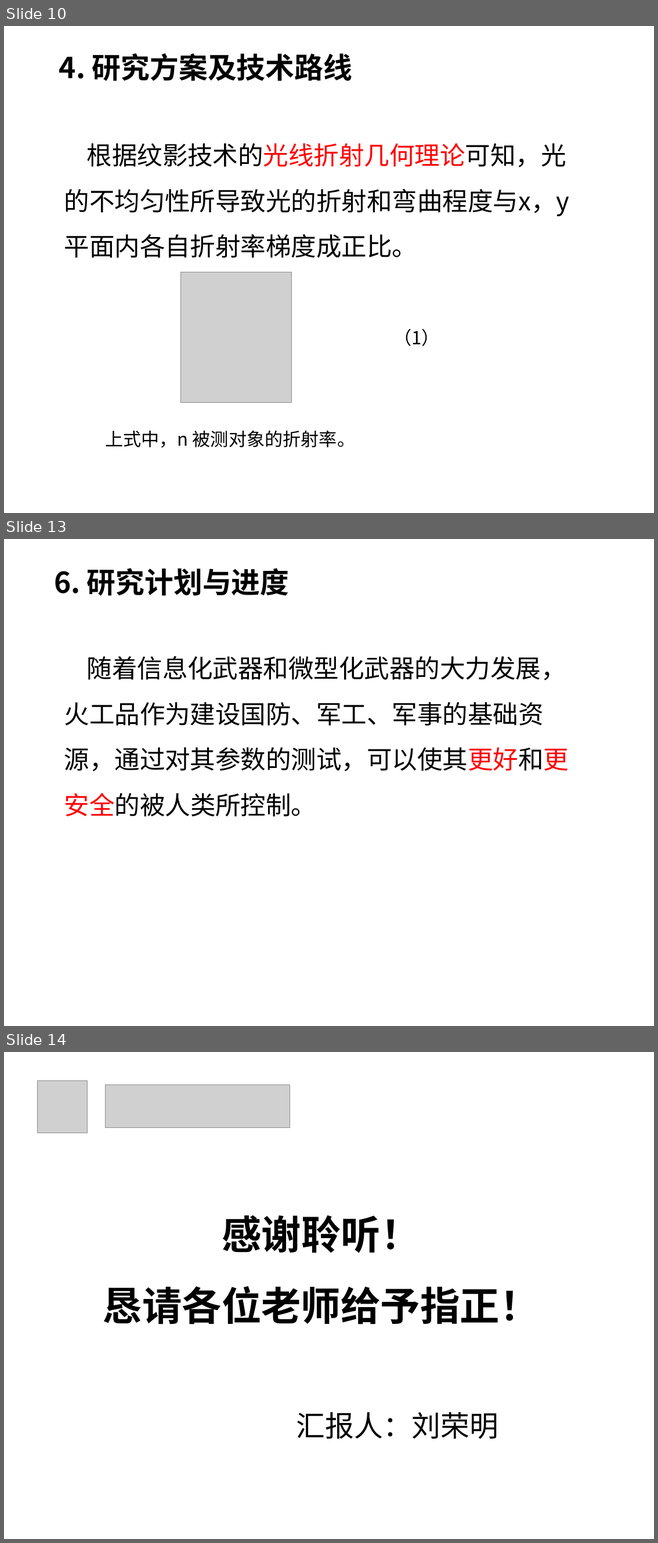
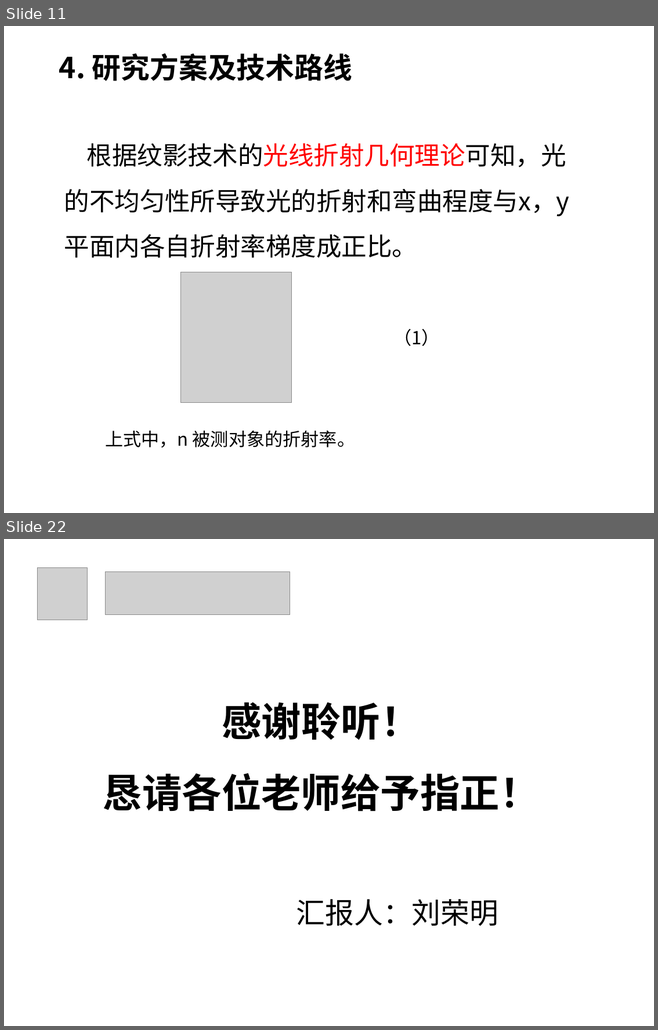
Before and after one commit to Kate-liu/Master-Study, a slide deck: 6-Record/1-开题/开题报告/1816210692-刘荣明.ppt. Shown one above the other, each under a label of ours: slides 10, 13 and 14 before the commit, slides 11 and 22 after it; the slides between them are not shown. The pictures are 658x1543 and 658x1030 pixels, drawn with LibreOffice and Linux fonts; fonts in the diff are those of the drawing; grey boxes stand for pictures; background and template pictures are left out. Boxes give left, top, right and bottom in pixels: in the first picture for what was removed or moved away, otherwise in the second. Text is boxed around its words. In the diff, an @@ line names an element or a change of style, - is before the commit and + after.

```diff
--- a/6-Record/1-开题/开题报告/1816210692-刘荣明.ppt
+++ b/6-Record/1-开题/开题报告/1816210692-刘荣明.ppt
@@ slide 13 removed at [4, 539, 654, 1026], background #FFFFFF @@
@@ text removed at [54, 568, 289, 596] @@
-6. 研究计划与进度
@@ text removed at [64, 656, 569, 817] @@
-随着信息化武器和微型化武器的大力发展，火工品作为建设国防、军工、军事的基础资源，通过对其参数的测试，可以使其更好和更安全的被人类所控制。
@@ line removed from (329, 674) to (329, 896) @@
@@ what was slide 10 is now slide 11 @@
@@ what was slide 14 is now slide 22 @@
```
Also in this commit, not shown: 2 slides changed, 10 slides added, 1 other slide removed, 1 other file.
